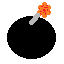
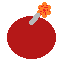
The second 64 × 64 image is a revision of the first. Changes to its layers:
added layer "Visible" above "bomb.png" over [7, 16, 56, 59]
hid "bomb.png" over [7, 16, 56, 59]
